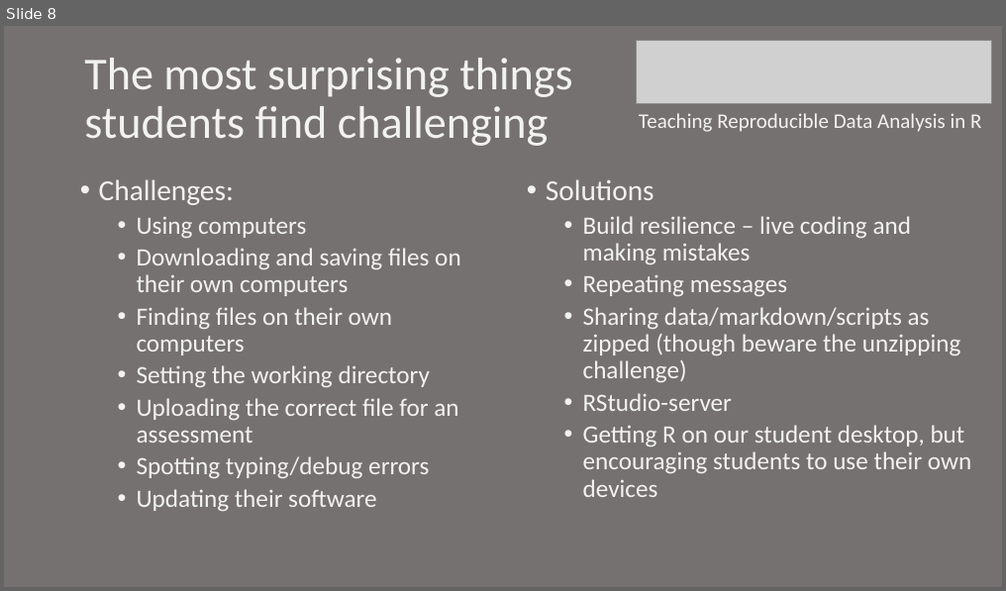
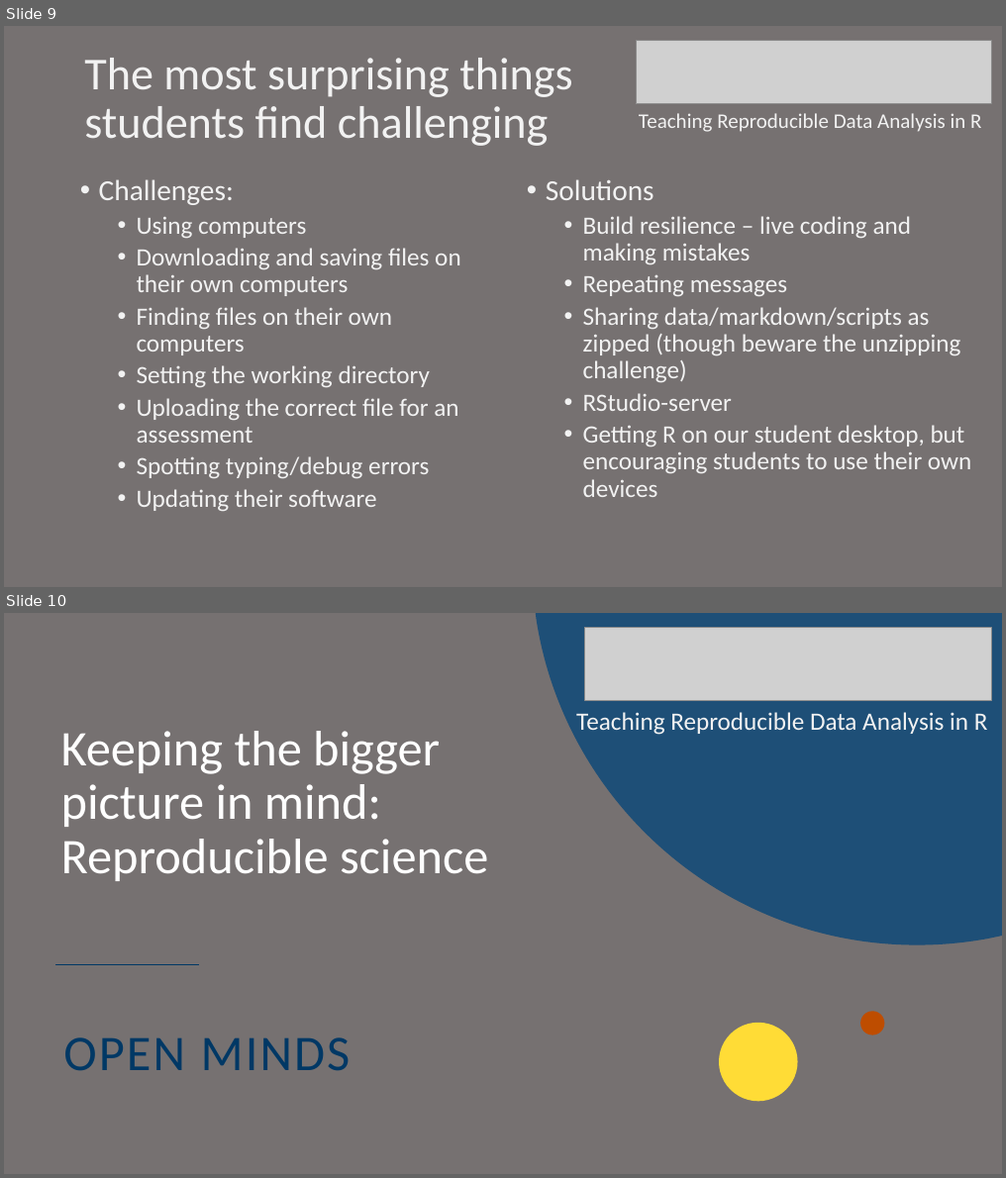
Before and after one commit to PsyTeachR/trdair_workshop, a slide deck: files/TRDAiR_practicalities.pptx. Shown one above the other, each under a label of ours: slide 8 before the commit, slides 9 and 10 after it. The pictures are 1006x591 and 1006x1178 pixels, drawn with LibreOffice and Linux fonts; fonts in the diff are those of the drawing; grey boxes stand for pictures. Boxes give left, top, right and bottom in pixels: in the first picture for what was removed or moved away, otherwise in the second. Text is boxed around its words. In the diff, an @@ line names an element or a change of style, - is before the commit and + after.

```diff
--- a/files/TRDAiR_practicalities.pptx
+++ b/files/TRDAiR_practicalities.pptx
@@ slide 10 added at bbox=[4, 613, 1002, 1174], background #FFFFFF @@
@@ rectangle added at bbox=[4, 613, 1002, 1174], fill #767171 @@
@@ freeform shape added at bbox=[536, 613, 1002, 946], fill #1E4F77 @@
@@ picture added at bbox=[584, 627, 991, 700] @@
@@ text added at bbox=[61, 731, 488, 881], 48 pt, text #FFFFFF @@
+  Keeping the bigger picture in mind: Reproducible science
@@ text added at bbox=[576, 712, 988, 735], 24 pt, text #F2F2F2 @@
+Teaching Reproducible Data Analysis in R
@@ line added from (56, 964) to (199, 964), #003865 1.5 pt @@
@@ ellipse added at bbox=[719, 1023, 798, 1101], fill #FFDC36 @@
@@ ellipse added at bbox=[860, 1011, 884, 1035], fill #BE4D00 @@
@@ title added at bbox=[63, 1038, 350, 1070], 48 pt, text #003865 @@
+OPEN MINDS
@@ what was slide 8 is now slide 9 @@
```
Also in this commit, not shown: 1 slide changed, 1 other slide added, 1 other file.
